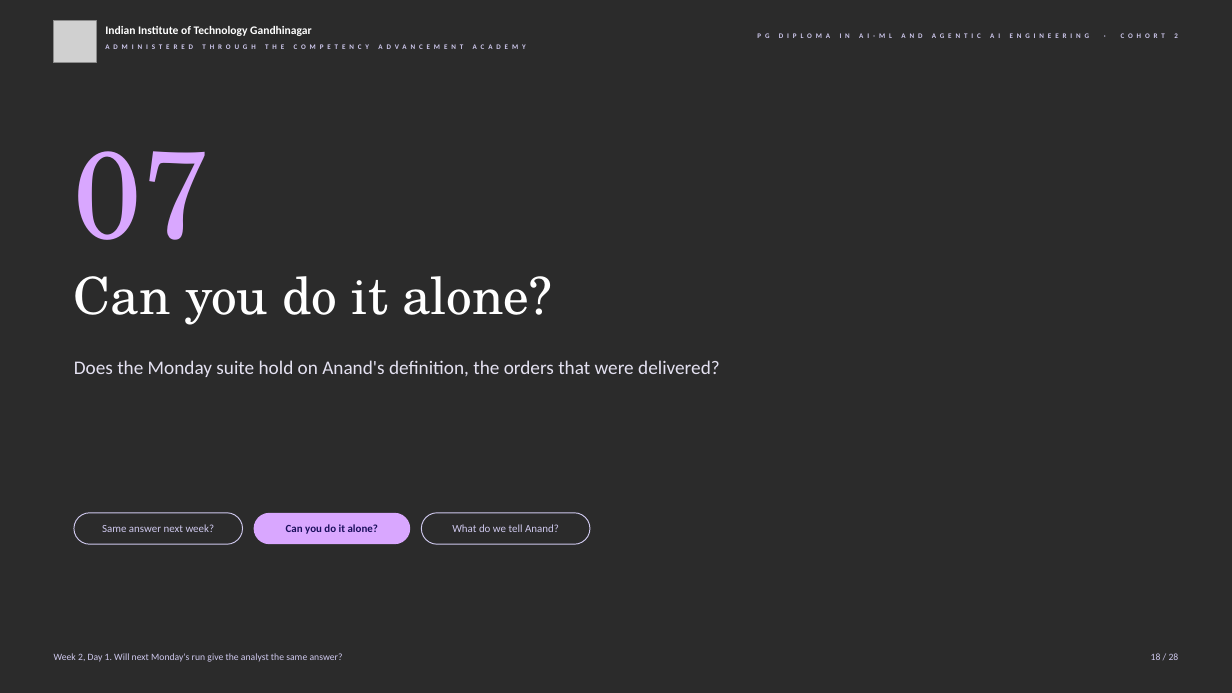
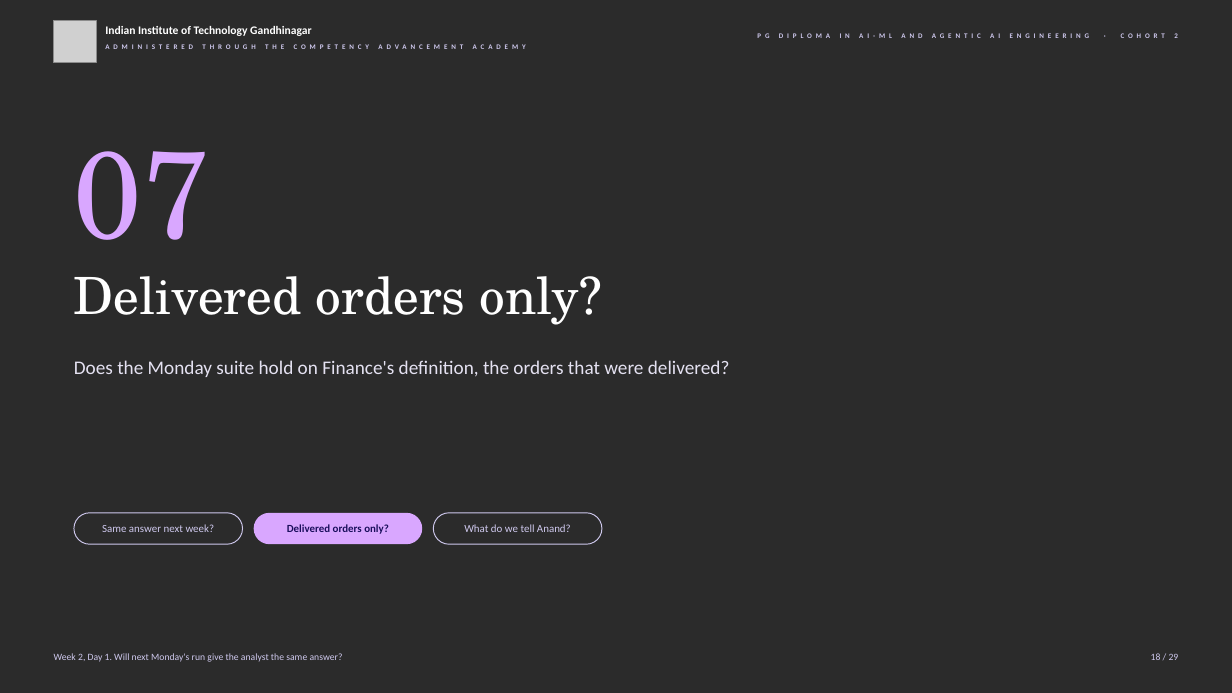
Before and after one commit to fde-academy-lab/c2-content-factory, a slide deck: slide 18 of content/W02/D1/slides/C2_W02_D01_half2_STUDENT.pptx. Drawn at 1232x693 pixels with LibreOffice and Linux fonts; fonts in the diff are those of the drawing; grey boxes stand for pictures; background and template pictures are left out; a plain dark background stands for a picture behind light text. Boxes give left, top, right and bottom in pixels: in the first picture for what was removed or moved away, otherwise in the second. Text is boxed around its words. In the diff, an @@ line names an element or a change of style, - is before the commit and + after.

```diff
--- a/content/W02/D1/slides/C2_W02_D01_half2_STUDENT.pptx
+++ b/content/W02/D1/slides/C2_W02_D01_half2_STUDENT.pptx
@@ text at (74, 276, 602, 325): text changed @@
-Can you do it alone?
+Delivered orders only?
@@ text at (74, 360, 730, 377): text changed @@
-Does the Monday suite hold on Anand's definition, the orders that were delivered?
+Does the Monday suite hold on Finance's definition, the orders that were delivered?
@@ rounded rectangle "Delivered orders only?": place and size @@
-rounded rectangle "Delivered orders only?" at (253, 513, 410, 544)
+rounded rectangle "Delivered orders only?" at (253, 513, 421, 544)
@@ text in rounded rectangle at (287, 524, 389, 534): text changed @@
-Can you do it alone?
+Delivered orders only?
@@ rounded rectangle "What do we tell Anand?": place and size @@
-rounded rectangle "What do we tell Anand?" at (421, 513, 590, 544)
+rounded rectangle "What do we tell Anand?" at (433, 513, 602, 544)
```
Also in this commit, not shown: 27 other slides changed, 1 slide added, 5 other files.
